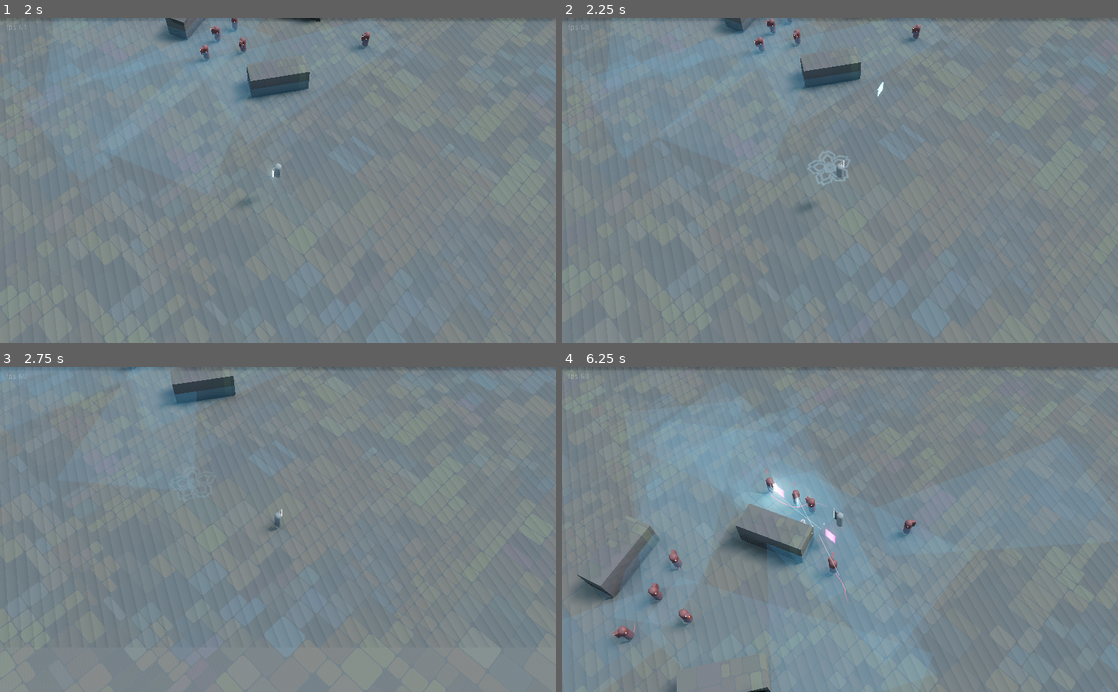
Above: before the commit, frames 1-4 (two rows, left to right).
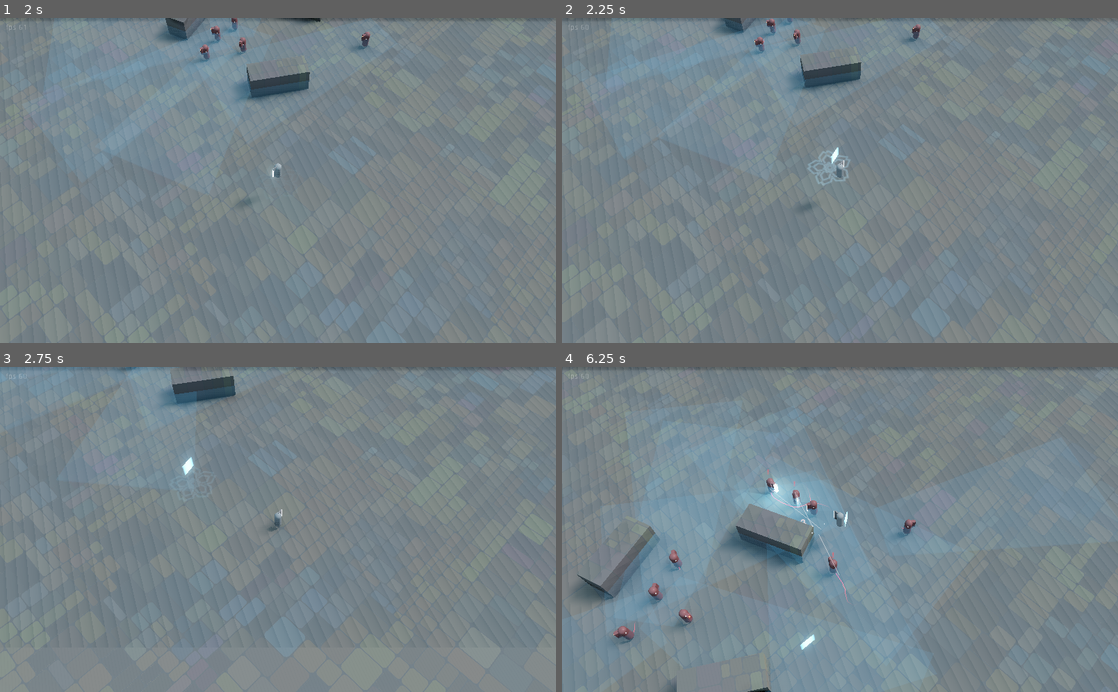
Above: after the commit, the same moments.

Repository: ioxu/key
Game: Godot game, scene res://scenes/splash.tscn
Same seed, same stepped clock (60 frames per second), same inputs: the game is played once before the commit and once after it.
Inputs (mouse positions are in pixels of both pictures, inside the frame that each line leads up to):
- Up to frame 1 (2 s): tap Enter at 0.5 s; move the mouse to (400, 164) at 0.52 s; hold D (move_right) 0.53-1.28 s; hold Left (camera_rotate_left) 0.53-1.28 s; click (400, 164) at 0.67 s; tap Space (jump) at 0.77, 1.52 s; move the mouse to (166, 196) at 1.27 s; hold S (move_down) from 1.28 s (still down); tap Right (camera_rotate_right) at 1.35 s
- Up to frame 2 (2.25 s): move the mouse to (895, 109) at 2.02 s; release S (move_down) at 2.03 s; hold D (move_right) from 2.03 s (still down); click (895, 109) at 2.1 s
- Up to frame 3 (2.75 s): keep holding D (move_right)
- Up to frame 4 (6.25 s): move the mouse to (812, 594) at 2.77 s; release D (move_right) at 2.78 s; hold W (move_up) 2.78-3.53 s; tap Left (camera_rotate_left) at 2.85 s; click (812, 594) at 2.92 s; tap Space (jump) at 3.02, 3.77, 4.52, 6.02 s; move the mouse to (1006, 578) at 3.52 s; hold Right (camera_rotate_right) 3.53-4.28 s; hold A (move_left) 3.53-5.03 s; move the mouse to (673, 480) at 4.27 s; click (673, 480) at 4.35 s; move the mouse to (867, 529) at 5.02 s; hold S (move_down) 5.03-5.78 s; hold Left (camera_rotate_left) 5.03-5.78 s; click (867, 529) at 5.17 s; move the mouse to (756, 448) at 5.77 s; hold D (move_right) from 5.78 s (still down); tap Right (camera_rotate_right) at 5.85 s

Frame 1 is identical in both runs. In frame 2, less than 0.1% of the frame differs, in the area x 48-58%, y 19-45%; in frame 3, less than 0.1%; in frame 4, 0.5%, in the area x 4-64%, y 10-100%.
Error after the commit: Parse Error: Can't preload resource at path: res://data/weapons/pulse_shard/pulse_shard_bullet_enemy.material (res://data/weapons/pulse_shard/pulse_shard_bulle…

Commit message:
pulse_shard bullet loads material instead of duplicating for each bullet

Diff:
--- a/data/weapons/pulse_shard/pulse_shard_bullet.gd
+++ b/data/weapons/pulse_shard/pulse_shard_bullet.gd
@@ -7,16 +7,13 @@
 var starting_position : Vector3 = Vector3.ZERO
 var hit_something = false
 
+const bullet_enemy_shader = preload("res://data/weapons/pulse_shard/pulse_shard_bullet_enemy.material")
 
 func _ready():
 	if is_enemy_bullet:
 		collision_layer = 16
 		collision_mask = 1 + 2 + 128
-		# dedicated enemy bullet shader instead of material duplication?
-		var mat_override = $MeshInstance.mesh.surface_get_material(0).duplicate()
-		mat_override.set_shader_param("emission", Color(0.722656, 0.26535, 0.619048))
-		mat_override.set_shader_param("emission_energy", 30)
-		$MeshInstance.set_material_override( mat_override )
+		$MeshInstance.set_material_override(bullet_enemy_shader)
 		$free_timer.wait_time = 2.0
 	connect("body_entered", self, "collided")
 	$free_timer.start()
--- a/project.godot
+++ b/project.godot
@@ -35,6 +35,10 @@
 
 Game="*res://scripts/game.gd"
 Util="*res://scripts/util.gd"
+
+[debug]
+
+gdscript/warnings/unused_argument=false
 
 [input]
 
